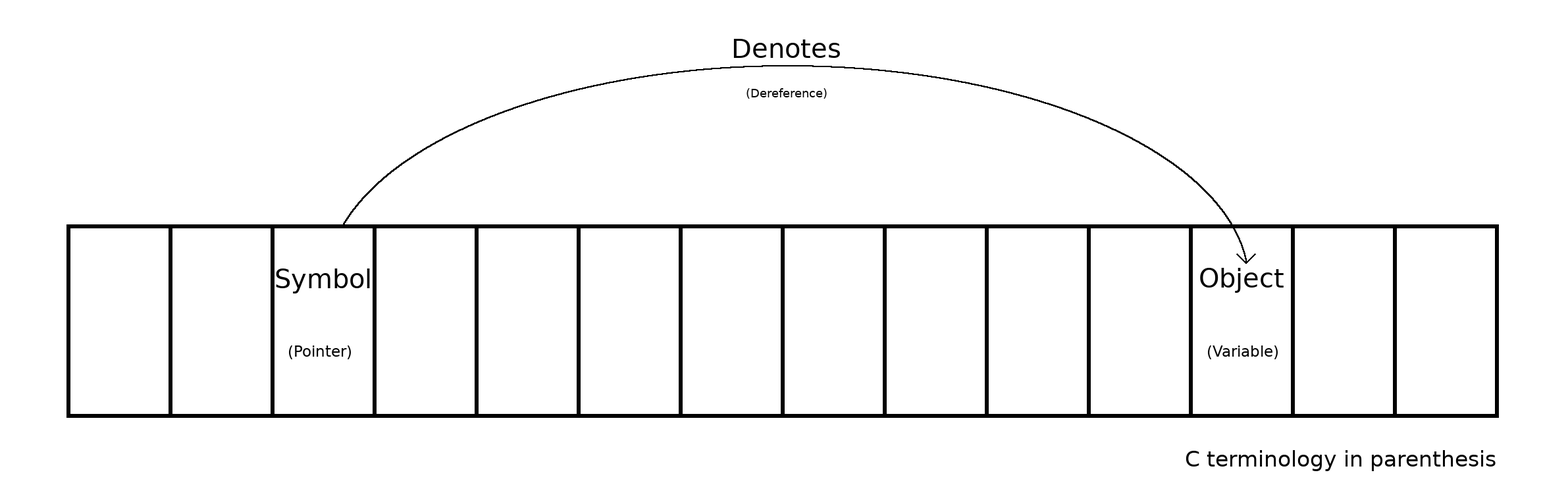
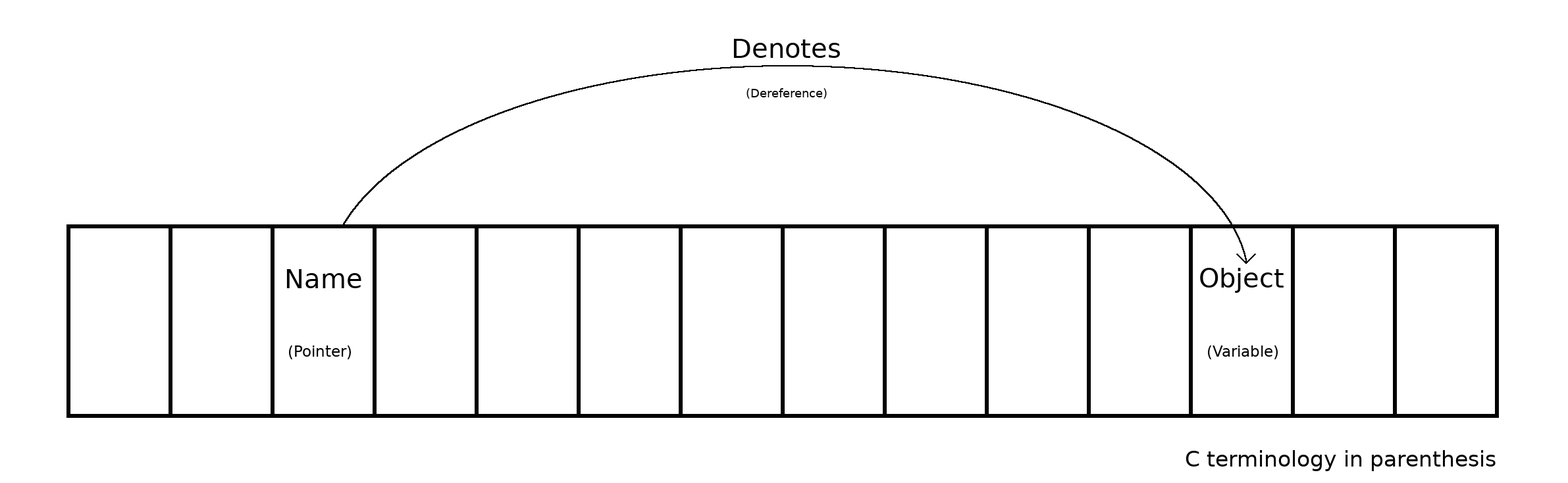
Revision of a layered (1568, 483) image; what changed, layer by layer:
renamed "Symbol" to "Name", painted on it over [275, 268, 370, 294]
